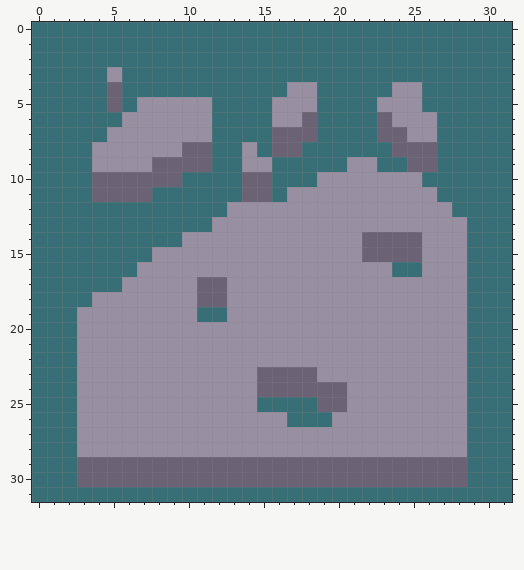
Two versions of one pixel-art sprite, GGJ2019/Assets/Resources/Sprites/Tilemap/Tiles/Ground_road_04.png. Above: the version before the commit.
The file is 32x32 pixels.
Now the later version:
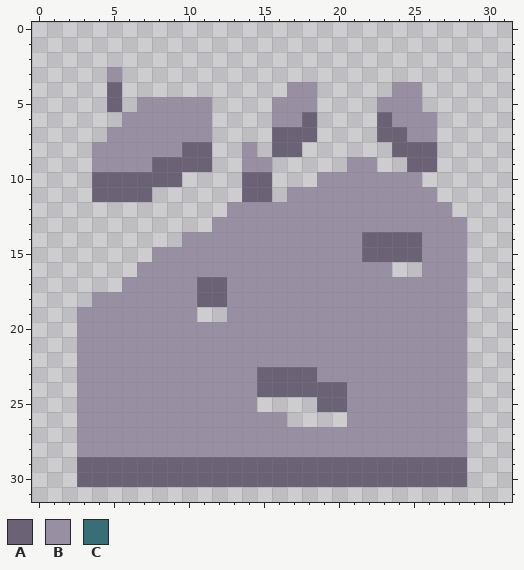
Palette (. is transparent): A #6c6275  B #998fa3  C #386e76
From old to new:
@@ x 0..31 @@
- 0 CCCCCCCCCCCCCCCCCCCCCCCCCCCCCCCC
- 1 CCCCCCCCCCCCCCCCCCCCCCCCCCCCCCCC
- 2 CCCCCCCCCCCCCCCCCCCCCCCCCCCCCCCC
- 3 CCCCCBCCCCCCCCCCCCCCCCCCCCCCCCCC
- 4 CCCCCACCCCCCCCCCCBBCCCCCBBCCCCCC
- 5 CCCCCACBBBBBCCCCBBBCCCCBBBCCCCCC
- 6 CCCCCCBBBBBBCCCCBBACCCCABBBCCCCC
- 7 CCCCCBBBBBBBCCCCAAACCCCAABBCCCCC
- 8 CCCCBBBBBBAACCBCAACCCCCCAAACCCCC
- 9 CCCCBBBBAAAACCBBCCCCCBBCCAACCCCC
-10 CCCCAAAAAACCCCAACCCBBBBBBBCCCCCC
-11 CCCCAAAACCCCCCAACBBBBBBBBBBCCCCC
-12 CCCCCCCCCCCCCBBBBBBBBBBBBBBBCCCC
-13 CCCCCCCCCCCCBBBBBBBBBBBBBBBBBCCC
-14 CCCCCCCCCCBBBBBBBBBBBBAAAABBBCCC
-15 CCCCCCCCBBBBBBBBBBBBBBAAAABBBCCC
-16 CCCCCCCBBBBBBBBBBBBBBBBBCCBBBCCC
-17 CCCCCCBBBBBAABBBBBBBBBBBBBBBBCCC
-18 CCCCBBBBBBBAABBBBBBBBBBBBBBBBCCC
-19 CCCBBBBBBBBCCBBBBBBBBBBBBBBBBCCC
-20 CCCBBBBBBBBBBBBBBBBBBBBBBBBBBCCC
-21 CCCBBBBBBBBBBBBBBBBBBBBBBBBBBCCC
-22 CCCBBBBBBBBBBBBBBBBBBBBBBBBBBCCC
-23 CCCBBBBBBBBBBBBAAAABBBBBBBBBBCCC
-24 CCCBBBBBBBBBBBBAAAAAABBBBBBBBCCC
-25 CCCBBBBBBBBBBBBCCCCAABBBBBBBBCCC
-26 CCCBBBBBBBBBBBBBBCCCBBBBBBBBBCCC
-27 CCCBBBBBBBBBBBBBBBBBBBBBBBBBBCCC
-28 CCCBBBBBBBBBBBBBBBBBBBBBBBBBBCCC
-29 CCCAAAAAAAAAAAAAAAAAAAAAAAAAACCC
-30 CCCAAAAAAAAAAAAAAAAAAAAAAAAAACCC
-31 CCCCCCCCCCCCCCCCCCCCCCCCCCCCCCCC
+ 0 ................................
+ 1 ................................
+ 2 ................................
+ 3 .....B..........................
+ 4 .....A...........BB.....BB......
+ 5 .....A.BBBBB....BBB....BBB......
+ 6 ......BBBBBB....BBA....ABBB.....
+ 7 .....BBBBBBB....AAA....AABB.....
+ 8 ....BBBBBBAA..B.AA......AAA.....
+ 9 ....BBBBAAAA..BB.....BB..AA.....
+10 ....AAAAAA....AA...BBBBBBB......
+11 ....AAAA......AA.BBBBBBBBBB.....
+12 .............BBBBBBBBBBBBBBB....
+13 ............BBBBBBBBBBBBBBBBB...
+14 ..........BBBBBBBBBBBBAAAABBB...
+15 ........BBBBBBBBBBBBBBAAAABBB...
+16 .......BBBBBBBBBBBBBBBBB..BBB...
+17 ......BBBBBAABBBBBBBBBBBBBBBB...
+18 ....BBBBBBBAABBBBBBBBBBBBBBBB...
+19 ...BBBBBBBB..BBBBBBBBBBBBBBBB...
+20 ...BBBBBBBBBBBBBBBBBBBBBBBBBB...
+21 ...BBBBBBBBBBBBBBBBBBBBBBBBBB...
+22 ...BBBBBBBBBBBBBBBBBBBBBBBBBB...
+23 ...BBBBBBBBBBBBAAAABBBBBBBBBB...
+24 ...BBBBBBBBBBBBAAAAAABBBBBBBB...
+25 ...BBBBBBBBBBBB....AABBBBBBBB...
+26 ...BBBBBBBBBBBBBB....BBBBBBBB...
+27 ...BBBBBBBBBBBBBBBBBBBBBBBBBB...
+28 ...BBBBBBBBBBBBBBBBBBBBBBBBBB...
+29 ...AAAAAAAAAAAAAAAAAAAAAAAAAA...
+30 ...AAAAAAAAAAAAAAAAAAAAAAAAAA...
+31 ................................
Changed places in both pictures, as pixel boxes (x1, y1, x2, y2):
erased: (32, 22, 512, 502)
